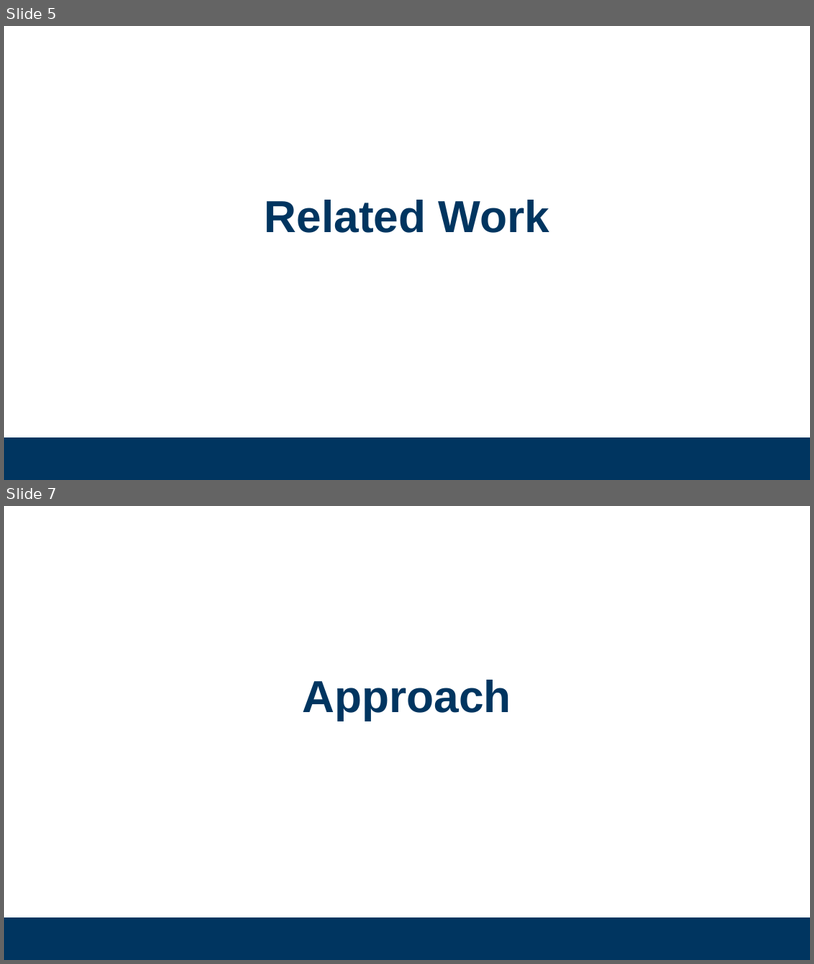
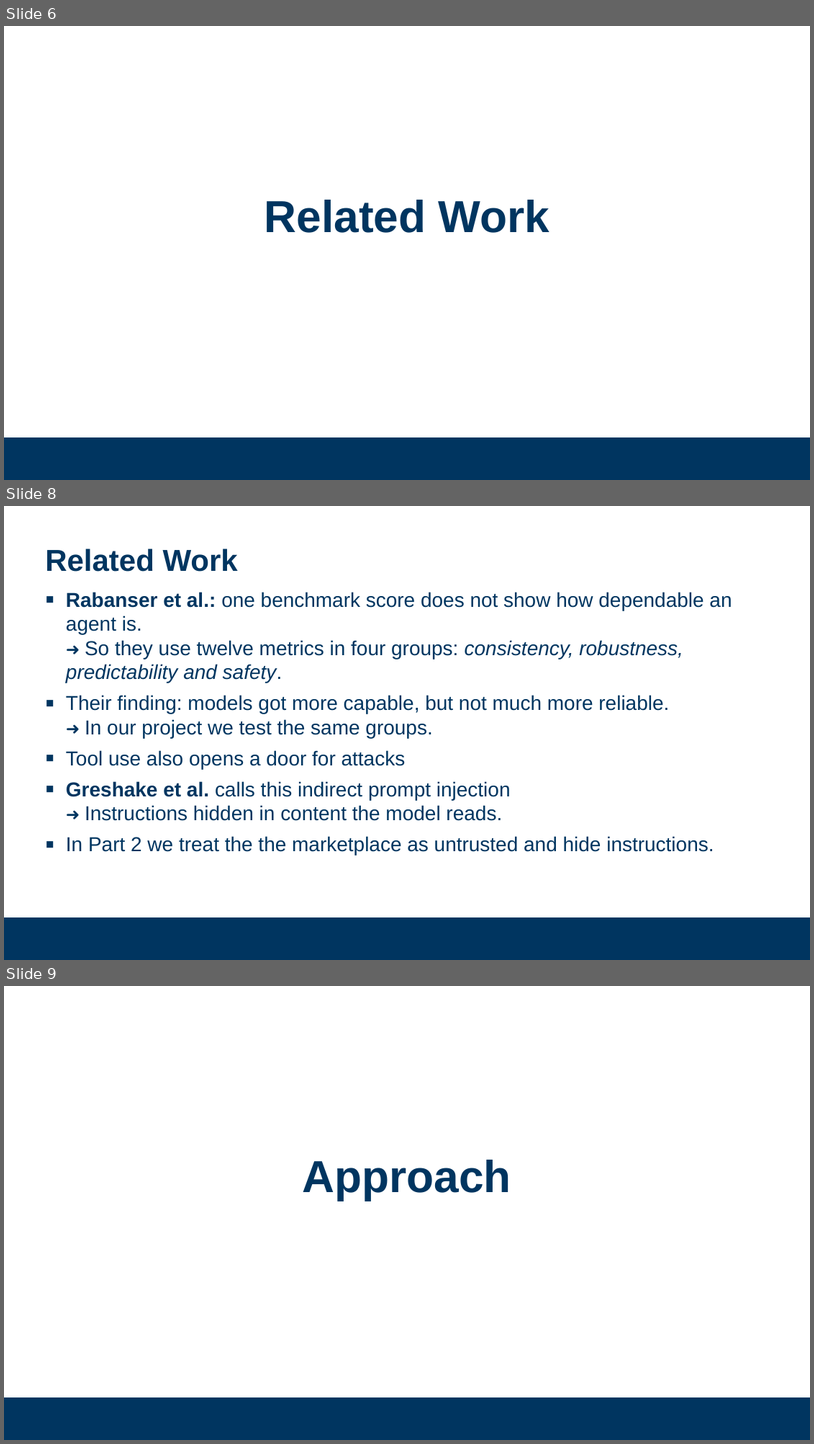
Before and after one commit to jazin7/llm-engineering, a slide deck: LLM_Engineering_Presentation.pptx. Shown one above the other, each under a label of ours: slides 5 and 7 before the commit, slides 6, 8 and 9 after it; the slides between them are not shown. The pictures are 814x964 and 814x1444 pixels, drawn with LibreOffice and Linux fonts; fonts in the diff are those of the drawing; background and template pictures are left out. Boxes give left, top, right and bottom in pixels: in the first picture for what was removed or moved away, otherwise in the second. Text is boxed around its words. In the diff, an @@ line names an element or a change of style, - is before the commit and + after.

```diff
--- a/LLM_Engineering_Presentation.pptx
+++ b/LLM_Engineering_Presentation.pptx
@@ slide 8 added at [4, 506, 810, 960], background #FFFFFF; not listed: 1 template element that a slide beside it also shows @@
@@ title added at [45, 548, 238, 572], 27 pt, text #003560, bold @@
+Related Work
@@ text added at [66, 592, 732, 855], 18 pt, text #003560 @@
+    ▪ Rabanser et al.: one benchmark score does not show how dependable an agent is.
+      ➜ So they use twelve metrics in four groups: consistency, robustness, predictability and safety.
+    ▪ Their finding: models got more capable, but not much more reliable.
+      ➜ In our project we test the same groups.
+    ▪ Tool use also opens a door for attacks
+    ▪ Greshake et al. calls this indirect prompt injection
+      ➜ Instructions hidden in content the model reads.
+    ▪ In Part 2 we treat the the marketplace as untrusted and hide instructions.
@@ page number added at [32, 932, 55, 942], 9 pt, text #003560 @@
+8
@@ what was slide 5 is now slide 6 @@
@@ what was slide 7 is now slide 9 @@
```
Also in this commit, not shown: 3 slides changed, 2 other slides added, 1 slide removed, 3 other files.
